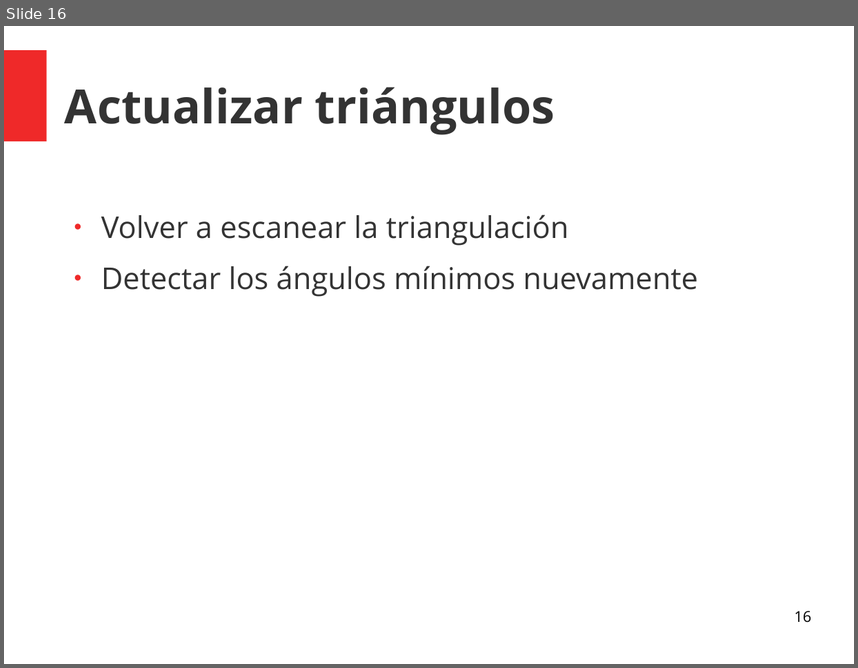
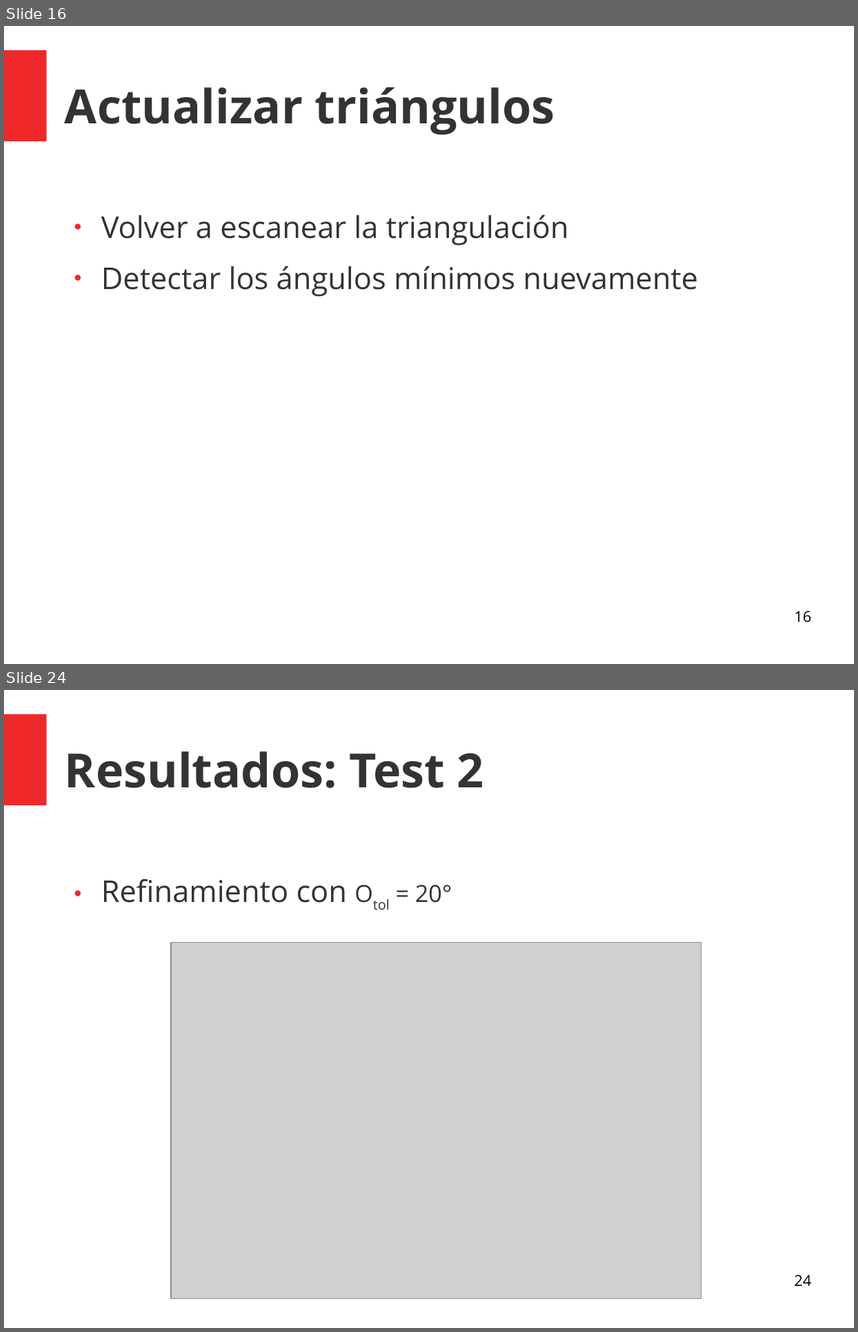
Before and after one commit to KaiLuQiu/LeppDelaunay, a slide deck: Presentación/Presentacion Final Tarea 2.odp. Shown one above the other, each under a label of ours: slide 16 before the commit, slides 16 and 24 after it; the slides between them are not shown. The pictures are 858x668 and 858x1332 pixels, drawn with LibreOffice and Linux fonts; fonts in the diff are those of the drawing; grey boxes stand for pictures. Boxes give left, top, right and bottom in pixels: in the first picture for what was removed or moved away, otherwise in the second. Text is boxed around its words. In the diff, an @@ line names an element or a change of style, - is before the commit and + after.

```diff
--- a/Presentación/Presentacion Final Tarea 2.odp
+++ b/Presentación/Presentacion Final Tarea 2.odp
@@ slide 24 added at bbox=[4, 690, 854, 1328], background #FFFFFF; not listed: 1 template element that a slide beside it also shows @@
@@ title added at bbox=[65, 751, 484, 788], 44 pt, text #333333, bold @@
+Resultados: Test 2
@@ text added at bbox=[101, 878, 452, 903], 28 pt, text #333333 @@
+● Refinamiento con Otol = 20°
@@ picture added at bbox=[172, 943, 702, 1299] @@
@@ page number added at bbox=[794, 1274, 811, 1285], 14 pt, text #000000 @@
+24
```
Also in this commit, not shown: 6 slides changed, 15 other slides added, 1 slide removed, 3 other files.
